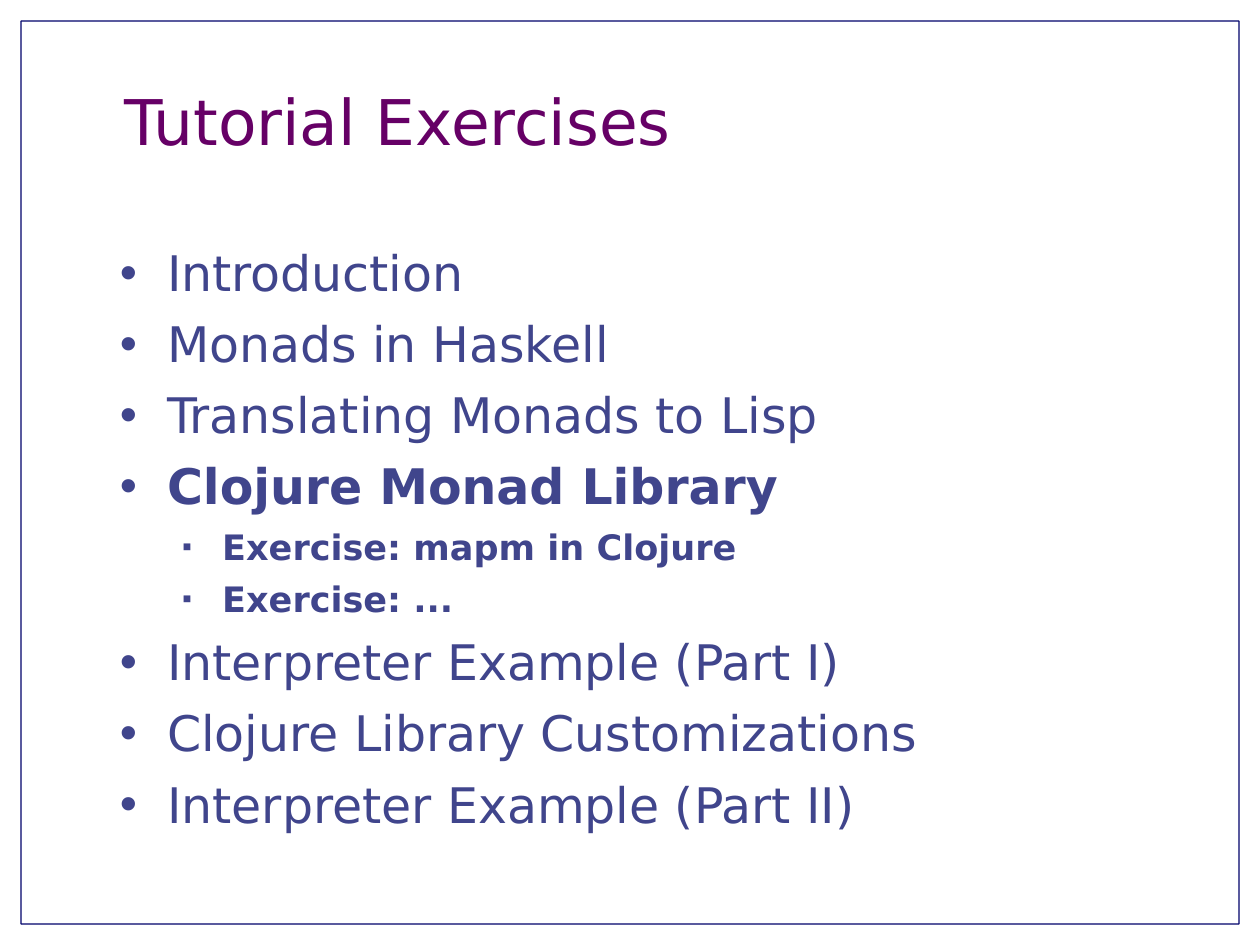
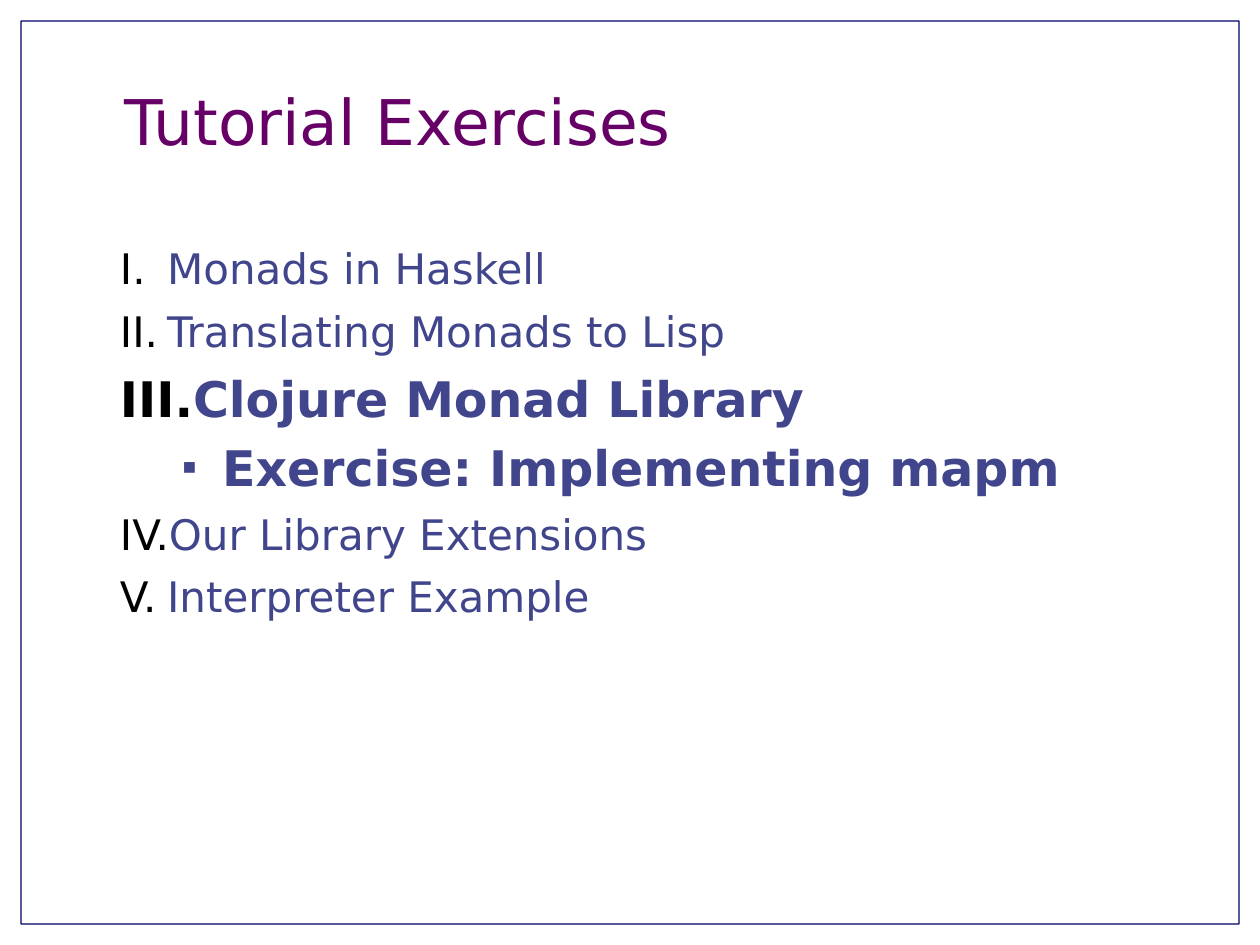
Before and after one commit to jnewbern/monad-tutorial, a slide deck: slide 6 of slides/TutorialOverview.odp. Drawn at 1260x945 pixels with LibreOffice and Linux fonts; fonts in the diff are those of the drawing. Boxes give left, top, right and bottom in pixels: in the first picture for what was removed or moved away, otherwise in the second. Text is boxed around its words. In the diff, an @@ line names an element or a change of style, - is before the commit and + after.

```diff
--- a/slides/TutorialOverview.odp
+++ b/slides/TutorialOverview.odp
@@ text at (x1=120, y1=252, x2=803, y2=428): size 28 to 24 pt in "Monads in Haskell", "Translating Monads to Lisp"; bullet • to I.; alignment left to justified @@
@@ text at (x1=167, y1=253, x2=463, y2=292): paragraph removed @@
-• Introduction
@@ text at (x1=120, y1=448, x2=1059, y2=621): text changed; size 28 to 24 pt @@
-  ■ Exercise: mapm in Clojure
-  ■ Exercise: ...
-• Interpreter Example (Part I)
-• Clojure Library Customizations
-• Interpreter Example (Part II)
+  ■ Exercise: Implementing mapm
+IV. Our Library Extensions
+V. Interpreter Example
```
Also in this commit, not shown: 4 other slides changed.
